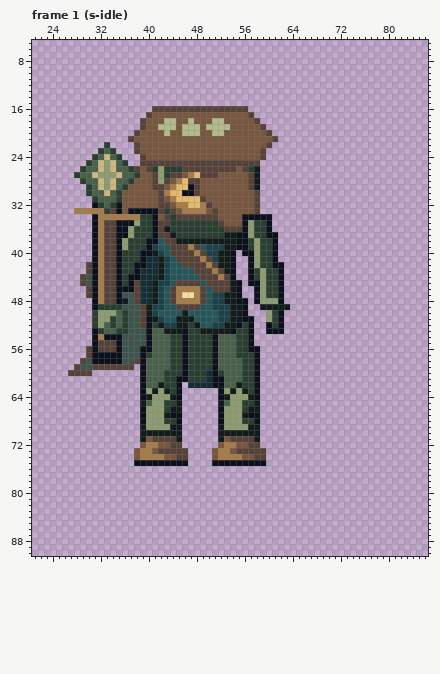
Two states of a pixel-art file, art/enemy-thorns-2.aseprite. The picture above was drawn from the file before the commit.
96x96 pixels, 128 frames. Shown: frame 1 (s-idle): x 21..86, y 5..90. The commit also changed other frames, which this record leaves out.
The same view after the edit:
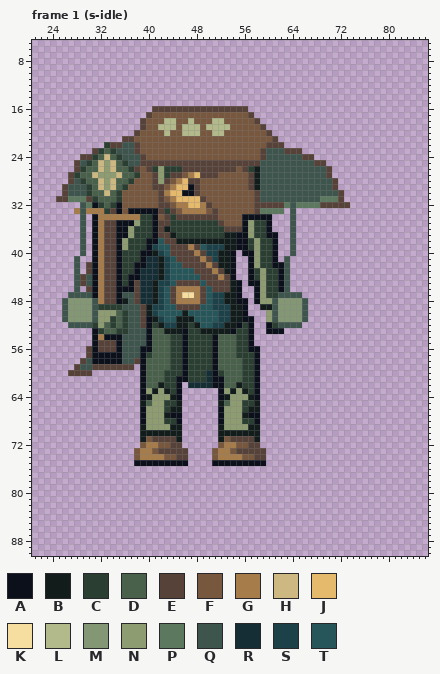
Palette (. is transparent): A #0b101b  B #111c1b  C #2a3f31  D #49604a  E #57423a  F #77573d  G #a77c4b  H #ccb880  J #e6ba6d  K #f6dda0  L #b2ba8b  M #839775  N #8e9c71  P #5c7960  Q #3d554c  R #152d35  S #1c4148  T #26565a
Edits made:
Frame 1 (s-idle), layer "ink":
The author put colour E in row 21 at x 36; in row 22 at x 34 to 35 and 61 to 62; in row 23 at x 31 and 63 to 65; in row 24 at x 29 to 30 and 66 to 67; in row 25 at x 28 and 68 to 69; in row 26 at x 28 and 70.
The author put colour E in row 27 at x 27 and 70; in row 28 at x 27 and 71; in row 29 at x 26 and 71; in row 30 at x 26 and 72; in row 31 at x 25 to 26, 30 and 72; in row 32 at x 59 to 62 and 69 to 73.
The author put colour M in row 48 at x 27 to 30 and 63 to 65; in row 49 at x 27 to 30 and 64 to 65; in rows 50 to 51 at x 27 to 30 and 63 to 65.
Colour A becomes colour M in row 48 at x 62; in rows 50 to 51 at x 62.
Colour B becomes colour M in row 49 at x 62 to 63.
The author put colour P in row 31 at x 27 to 29 and 69 to 71; in row 32 at x 30, 63 and 65 to 68; in row 33 at x 59 to 62.
The author put colour Q in row 22 at x 36 to 37; in row 23 at x 35 to 37 and 60 to 62; in row 24 at x 36 to 38 and 60 to 65; in row 25 at x 29, 37 to 38 and 59 to 67; in rows 26 to 27 at x 59 to 69; in row 28 at x 28 and 59 to 70.
The author put colour Q in row 29 at x 27 to 29 and 59 to 70; in row 30 at x 27 to 29 and 59 to 71; in row 31 at x 59 to 68; in row 32 at x 29 and 64; in row 33 at x 64; in rows 34 to 40 at x 29 and 64.
The author put colour Q in rows 41 to 46 at x 28 and 63; in row 47 at x 27 to 29 and 63 to 65; in rows 48 to 51 at x 26 and 66; in row 52 at x 27 to 30 and 63 to 65.
Colour A becomes colour Q in row 47 at x 62; in rows 48 to 49 at x 31; in row 52 at x 62.
Colour B becomes colour Q in row 49 at x 61.
Colour C becomes colour Q in rows 50 to 51 at x 31 and 61.
Colour E becomes colour Q in row 47 at x 30.
Colour G becomes colour Q in row 33 at x 29.
Colour N becomes colour Q in row 48 at x 61.
